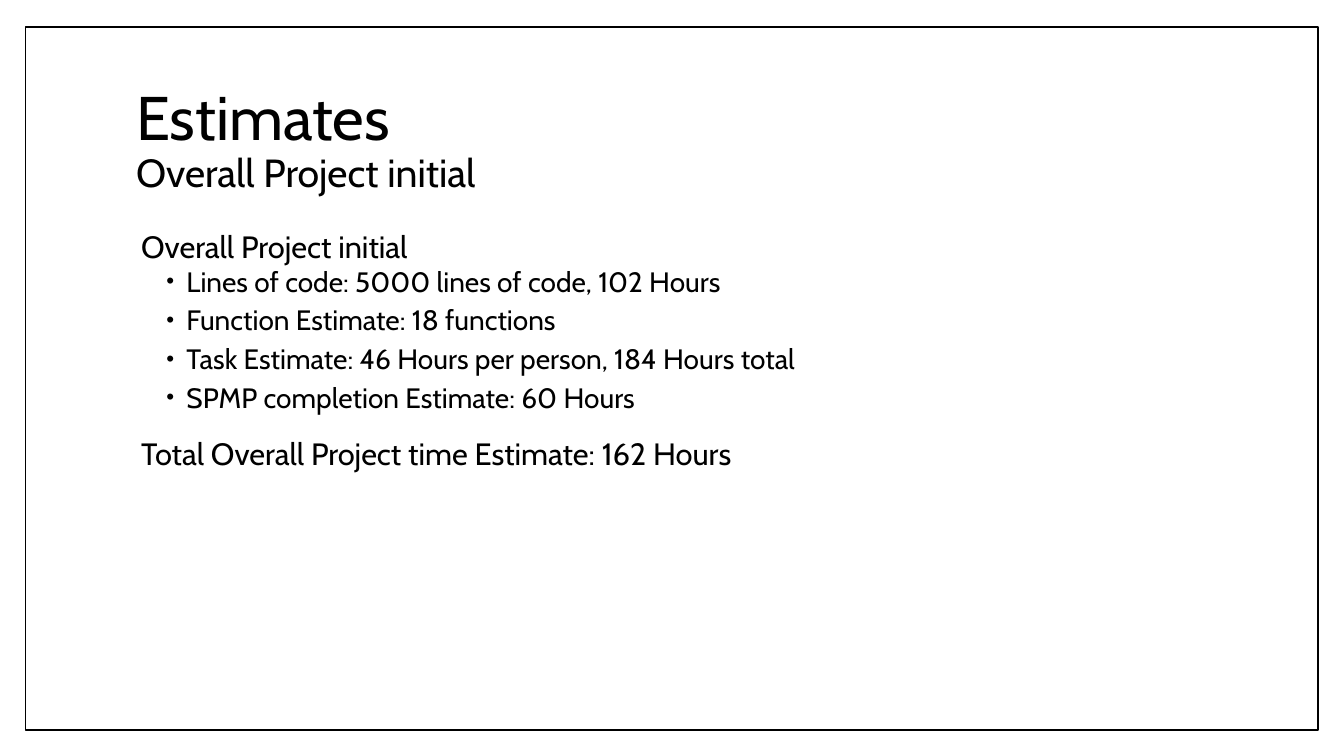
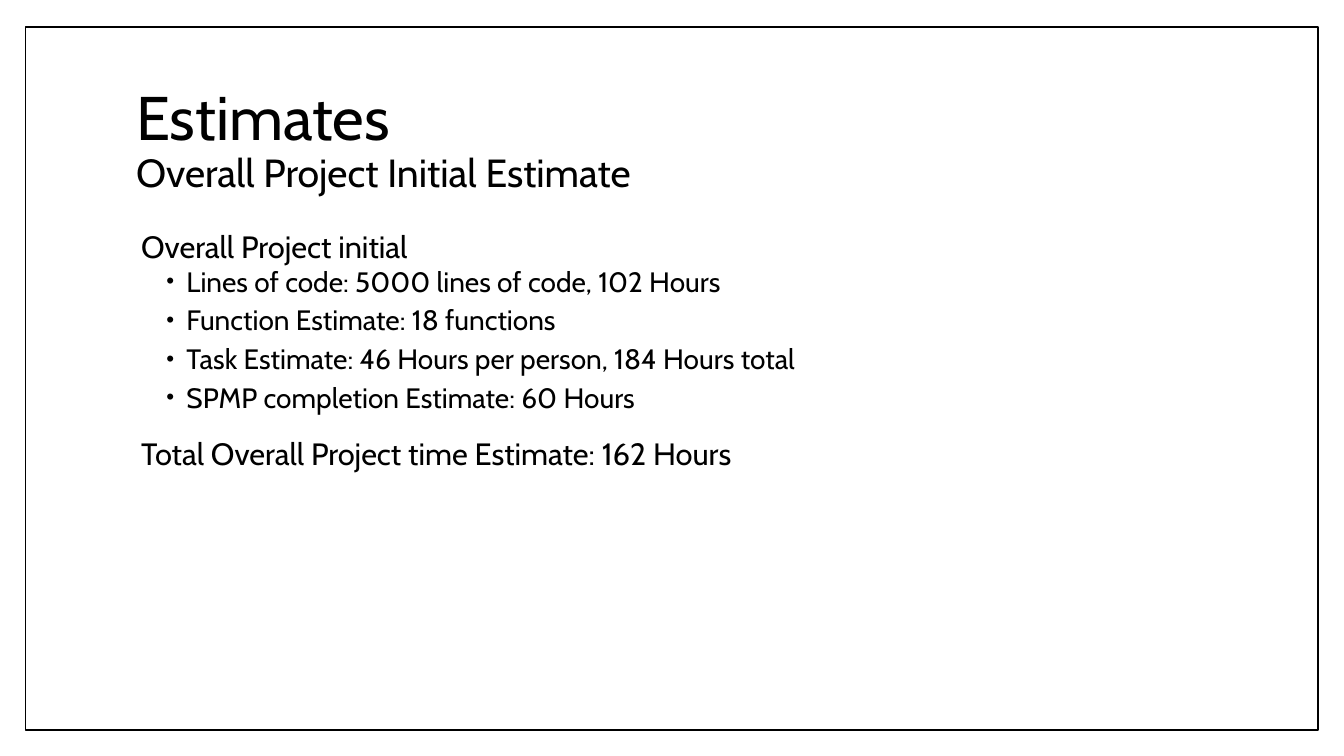
Before and after one commit to umdfeynman/umdfeynman, a slide deck: slide 12 of Work_In_Progress/CS/SPMP_Presentation_Erik_Modified.pptx. Drawn at 1344x756 pixels with LibreOffice and Linux fonts; fonts in the diff are those of the drawing. Boxes give left, top, right and bottom in pixels: in the first picture for what was removed or moved away, otherwise in the second. Text is boxed around its words. In the diff, an @@ line names an element or a change of style, - is before the commit and + after.

```diff
--- a/Work_In_Progress/CS/SPMP_Presentation_Erik_Modified.pptx
+++ b/Work_In_Progress/CS/SPMP_Presentation_Erik_Modified.pptx
@@ title at bbox=[136, 97, 631, 197]: text changed @@
-Estimates
-Overall Project initial
+Estimates
+Overall Project Initial Estimate
```
Also in this commit, not shown: 17 other slides changed.
